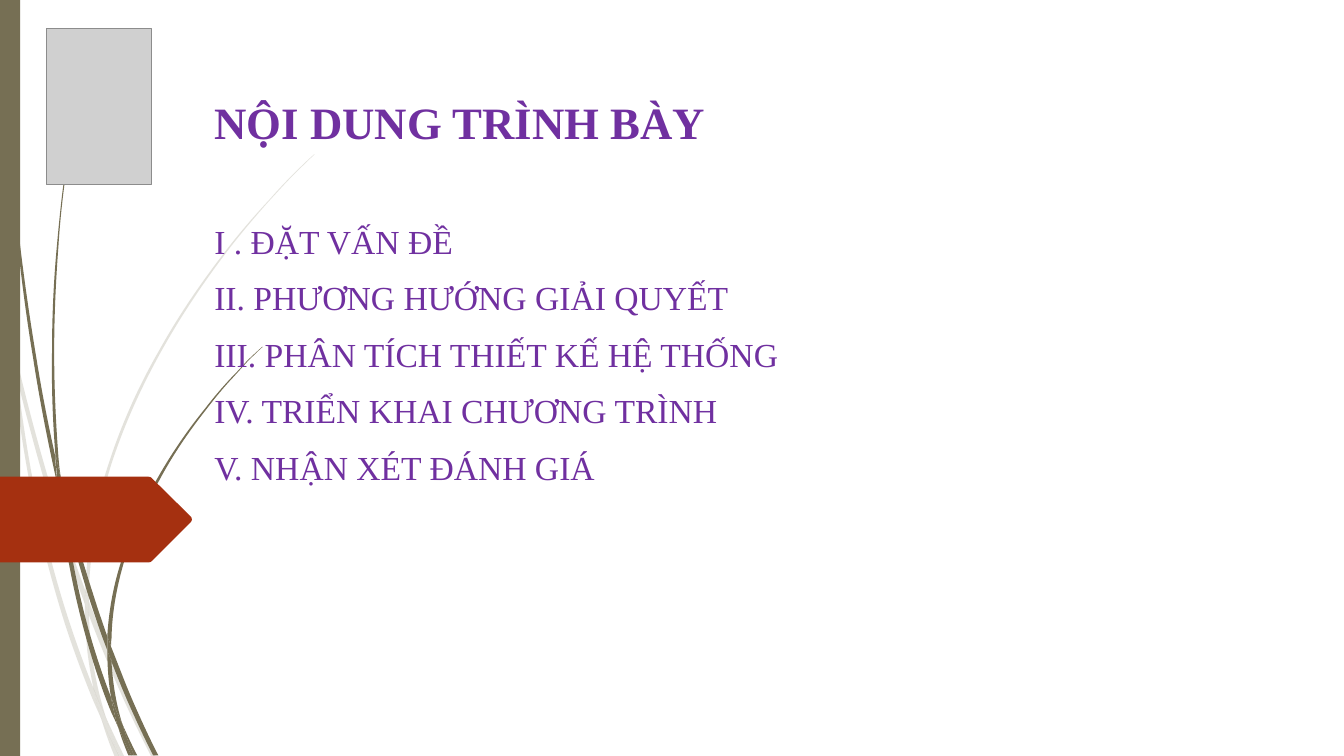
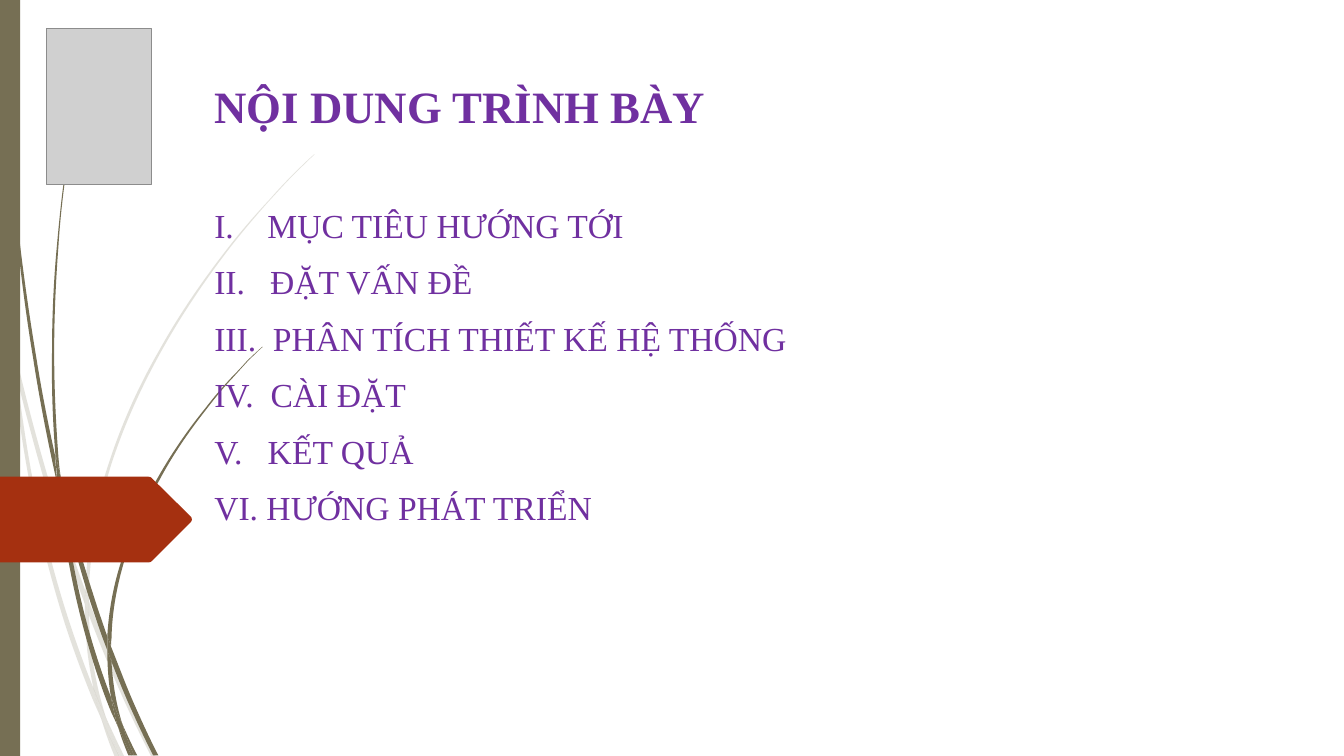
Before and after one commit to thanhgonzalo/datn, a slide deck: slide 2 of Slide.ppt. Drawn at 1344x756 pixels with LibreOffice and Linux fonts; fonts in the diff are those of the drawing; grey boxes stand for pictures; background and template pictures are left out. Boxes give left, top, right and bottom in pixels: in the first picture for what was removed or moved away, otherwise in the second. Text is boxed around its words. In the diff, an @@ line names an element or a change of style, - is before the commit and + after.

```diff
--- a/Slide.ppt
+++ b/Slide.ppt
@@ title at (214, 88, 787, 521): text changed @@
-NỘI DUNG TRÌNH BÀY
-I . ĐẶT VẤN ĐỀ
-II. PHƯƠNG HƯỚNG GIẢI QUYẾT
-III. PHÂN TÍCH THIẾT KẾ HỆ THỐNG
-IV. TRIỂN KHAI CHƯƠNG TRÌNH
-V. NHẬN XÉT ĐÁNH GIÁ
+NỘI DUNG TRÌNH BÀY
+I. MỤC TIÊU HƯỚNG TỚI
+II. ĐẶT VẤN ĐỀ
+III. PHÂN TÍCH THIẾT KẾ HỆ THỐNG
+IV. CÀI ĐẶT
+V. KẾT QUẢ
+VI. HƯỚNG PHÁT TRIỂN
```
Also in this commit, not shown: 10 other slides changed, 7 slides added, 2 slides removed.
